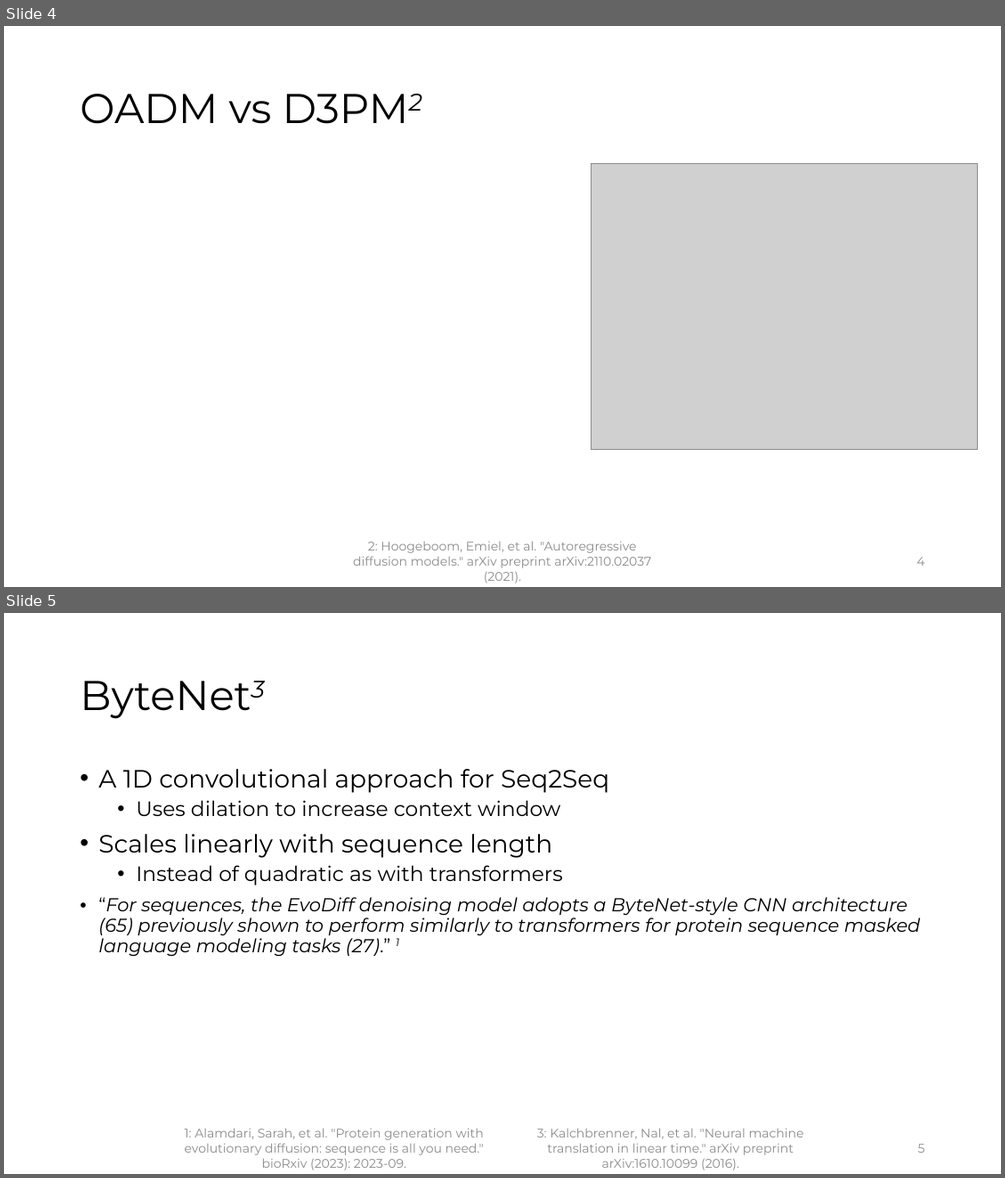
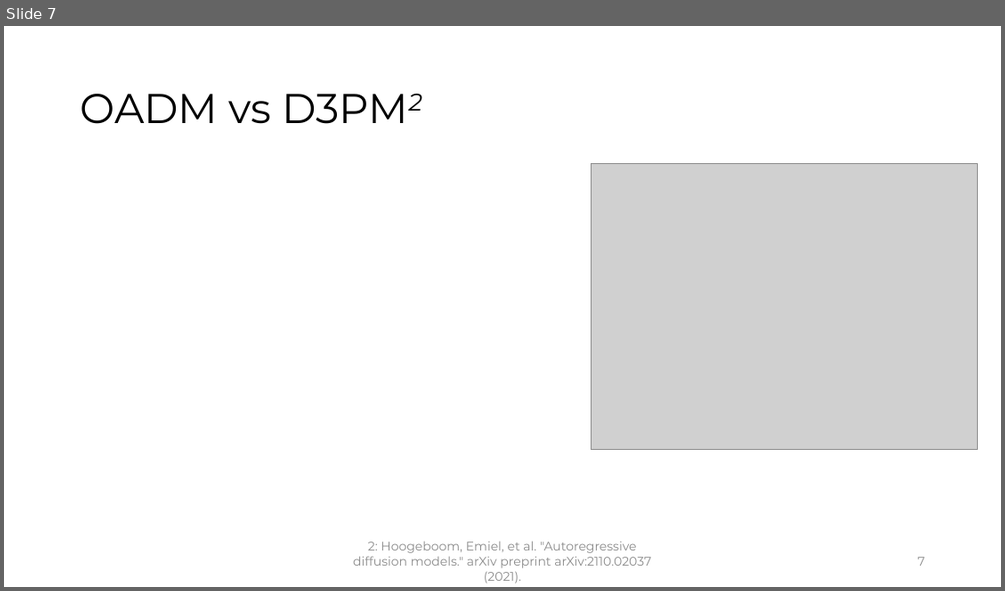
Before and after one commit to gadmiraal/Generative-AI-for-bio-molecule-design-notes, a slide deck: Master Thesis/Weekly updates/Weekly_Update_24.pptx. Shown one above the other, each under a label of ours: slides 4 and 5 before the commit, slide 7 after it. The pictures are 1005x1178 and 1005x591 pixels, drawn with LibreOffice and Linux fonts; fonts in the diff are those of the drawing; grey boxes stand for pictures. Boxes give left, top, right and bottom in pixels: in the first picture for what was removed or moved away, otherwise in the second. Text is boxed around its words. In the diff, an @@ line names an element or a change of style, - is before the commit and + after.

```diff
--- a/Master Thesis/Weekly updates/Weekly_Update_24.pptx
+++ b/Master Thesis/Weekly updates/Weekly_Update_24.pptx
@@ slide 5 removed at (4, 613, 1001, 1174), background #FFFFFF @@
@@ title removed at (73, 643, 933, 751) @@
-ByteNet3
@@ text removed at (98, 769, 921, 956) @@
-• A 1D convolutional approach for Seq2Seq
-  • Uses dilation to increase context window
-• Scales linearly with sequence length
-  • Instead of quadratic as with transformers
-• “For sequences, the EvoDiff denoising model adopts a ByteNet-style CNN architecture (65) previously shown to perform similarly to transformers for protein sequence masked language modeling tasks (27).” 1
@@ text removed at (185, 1128, 484, 1170) @@
-1: Alamdari, Sarah, et al. "Protein generation with evolutionary diffusion: sequence is all you need." bioRxiv (2023): 2023-09.
@@ text removed at (537, 1128, 804, 1170) @@
-3: Kalchbrenner, Nal, et al. "Neural machine translation in linear time." arXiv preprint arXiv:1610.10099 (2016).
@@ page number removed at (918, 1143, 925, 1152) @@
-5
@@ what was slide 4 is now slide 7 @@
@@ page number at (917, 556, 924, 565): text changed @@
-4
+7
```
Also in this commit, not shown: 4 slides changed, 17 slides added, 1 other slide removed, 1 other file.
